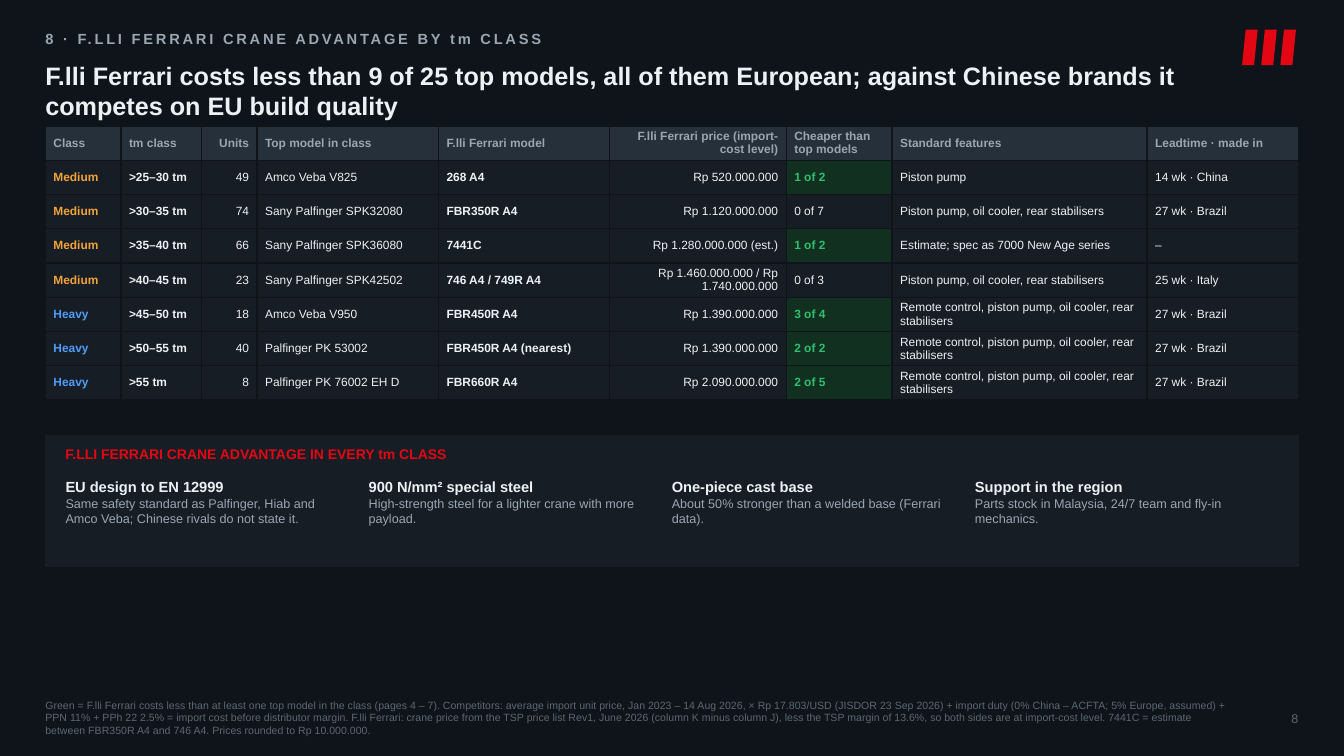
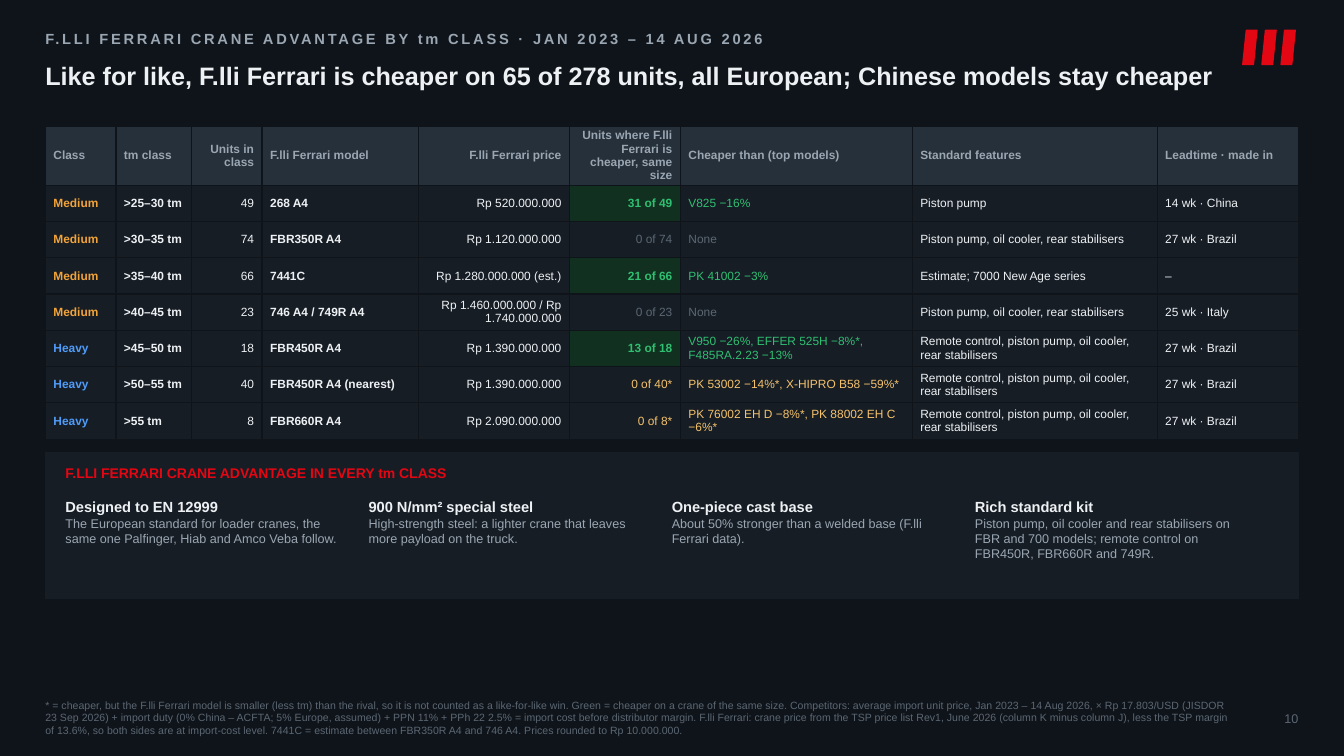
Before and after one commit to Godson7777/Ferarri_Crane_Tiberias, a slide deck: slide 11 of slides/Flli_Ferrari_Market_Strategy_v5.pptx (slide 9 before the commit). Drawn at 1344x756 pixels with LibreOffice and Linux fonts; fonts in the diff are those of the drawing. Boxes give left, top, right and bottom in pixels: in the first picture for what was removed or moved away, otherwise in the second. Text is boxed around its words. In the diff, an @@ line names an element or a change of style, - is before the commit and + after.

```diff
--- a/slides/Flli_Ferrari_Market_Strategy_v5.pptx
+++ b/slides/Flli_Ferrari_Market_Strategy_v5.pptx
@@ text at (45,34,59,44): text changed @@
-8 · F.LLI FERRARI CRANE ADVANTAGE BY tm CLASS
+F.LLI FERRARI CRANE ADVANTAGE BY tm CLASS · JAN 2023 – 14 AUG 2026
@@ text at (45,66,1213,91): text changed @@
-F.lli Ferrari costs less than 9 of 25 top models, all of them European; against Chinese brands it competes on EU build quality
+Like for like, F.lli Ferrari is cheaper on 65 of 278 units, all European; Chinese models stay cheaper
@@ table at (45,126,1299,435) @@
-row 1: Class | tm class | Units | Top model in class | F.lli Ferrari model | F.lli Ferrari price (import-cost level) | Cheaper than top models | Standard features | Leadtime · made in
+row 1: Class | tm class | Units in class | F.lli Ferrari model | F.lli Ferrari price | Units where F.lli Ferrari is cheaper, same size | Cheaper than (top models) | Standard features | Leadtime · made in
-row 2: Medium | >25–30 tm | 49 | Amco Veba V825 | 268 A4 | Rp 520.000.000 | 1 of 2 | Piston pump | 14 wk · China
+row 2: Medium | >25–30 tm | 49 | 268 A4 | Rp 520.000.000 | 31 of 49 | V825 −16% | Piston pump | 14 wk · China
-row 3: Medium | >30–35 tm | 74 | Sany Palfinger SPK32080 | FBR350R A4 | Rp 1.120.000.000 | 0 of 7 | Piston pump, oil cooler, rear stabilisers | 27 wk · Brazil
+row 3: Medium | >30–35 tm | 74 | FBR350R A4 | Rp 1.120.000.000 | 0 of 74 | None | Piston pump, oil cooler, rear stabilisers | 27 wk · Brazil
-row 4: Medium | >35–40 tm | 66 | Sany Palfinger SPK36080 | 7441C | Rp 1.280.000.000 (est.) | 1 of 2 | Estimate; spec as 7000 New Age series | –
+row 4: Medium | >35–40 tm | 66 | 7441C | Rp 1.280.000.000 (est.) | 21 of 66 | PK 41002 −3% | Estimate; 7000 New Age series | –
-row 5: Medium | >40–45 tm | 23 | Sany Palfinger SPK42502 | 746 A4 / 749R A4 | Rp 1.460.000.000 / Rp 1.740.000.000 | 0 of 3 | Piston pump, oil cooler, rear stabilisers | 25 wk · Italy
+row 5: Medium | >40–45 tm | 23 | 746 A4 / 749R A4 | Rp 1.460.000.000 / Rp 1.740.000.000 | 0 of 23 | None | Piston pump, oil cooler, rear stabilisers | 25 wk · Italy
-row 6: Heavy | >45–50 tm | 18 | Amco Veba V950 | FBR450R A4 | Rp 1.390.000.000 | 3 of 4 | Remote control, piston pump, oil cooler, rear stabilisers | 27 wk · Brazil
+row 6: Heavy | >45–50 tm | 18 | FBR450R A4 | Rp 1.390.000.000 | 13 of 18 | V950 −26%, EFFER 525H −8%*, F485RA.2.23 −13% | Remote control, piston pump, oil cooler, rear stabilisers | 27 wk · Brazil
-row 7: Heavy | >50–55 tm | 40 | Palfinger PK 53002 | FBR450R A4 (nearest) | Rp 1.390.000.000 | 2 of 2 | Remote control, piston pump, oil cooler, rear stabilisers | 27 wk · Brazil
+row 7: Heavy | >50–55 tm | 40 | FBR450R A4 (nearest) | Rp 1.390.000.000 | 0 of 40* | PK 53002 −14%*, X-HIPRO B58 −59%* | Remote control, piston pump, oil cooler, rear stabilisers | 27 wk · Brazil
-row 8: Heavy | >55 tm | 8 | Palfinger PK 76002 EH D | FBR660R A4 | Rp 2.090.000.000 | 2 of 5 | Remote control, piston pump, oil cooler, rear stabilisers | 27 wk · Brazil
+row 8: Heavy | >55 tm | 8 | FBR660R A4 | Rp 2.090.000.000 | 0 of 8* | PK 76002 EH D −8%*, PK 88002 EH C −6%* | Remote control, piston pump, oil cooler, rear stabilisers | 27 wk · Brazil
@@ fill #161D25 to #12301F in 3 cells @@
@@ fill #12301F to #161D25 in 5 cells @@
@@ rectangle: place and size @@
-rectangle at (45,436,1299,567)
+rectangle at (45,453,1299,599)
@@ text "F.LLI FERRARI CRANE ADVANTAGE IN ...": place and size @@
-text "F.LLI FERRARI CRANE ADVANTAGE IN ..." at (65,449,446,459)
+text "F.LLI FERRARI CRANE ADVANTAGE IN ..." at (65,468,446,478)
@@ text at (65,501,337,546): text changed @@
-EU design to EN 12999
-Same safety standard as Palfinger, Hiab and Amco Veba; Chinese rivals do not state it.
+Designed to EN 12999
+The European standard for loader cranes, the same one Palfinger, Hiab and Amco Veba follow.
@@ text "900 N/mm² special steel": place and size @@
-text "900 N/mm² special steel" at (369,481,634,526)
+text "900 N/mm² special steel" at (369,501,625,546)
@@ text "One-piece cast base": place and size @@
-text "One-piece cast base" at (672,481,940,526)
+text "One-piece cast base" at (672,501,921,546)
@@ text at (975,501,1230,559): text changed @@
-Support in the region
-Parts stock in Malaysia, 24/7 team and fly-in mechanics.
+Rich standard kit
+Piston pump, oil cooler and rear stabilisers on FBR and 700 models; remote control on FBR450R, FBR660R and 749R.
@@ text at (369,519,625,546): text changed @@
-High-strength steel for a lighter crane with more payload.
+High-strength steel: a lighter crane that leaves more payload on the truck.
@@ text at (672,519,921,546): text changed @@
-About 50% stronger than a welded base (Ferrari data).
+About 50% stronger than a welded base (F.lli Ferrari data).
@@ text at (45,701,1227,736): text changed @@
-Green = F.lli Ferrari costs less than at least one top model in the class (pages 4 – 7). Competitors: average import unit price, Jan 2023 – 14 Aug 2026, × Rp 17.803/USD (JISDOR 23 Sep 2026) + import duty (0% China – ACFTA; 5% Europe, assumed) + PPN 11% + PPh 22 2.5% = import cost before distributor margin. F.lli Ferrari: crane price from the TSP price list Rev1, June 2026 (column K minus column J), less the TSP margin of 13.6%, so both sides are at import-cost level. 7441C = estimate between FBR350R A4 and 746 A4. Prices rounded to Rp 10.000.000.
+* = cheaper, but the F.lli Ferrari model is smaller (less tm) than the rival, so it is not counted as a like-for-like win. Green = cheaper on a crane of the same size. Competitors: average import unit price, Jan 2023 – 14 Aug 2026, × Rp 17.803/USD (JISDOR 23 Sep 2026) + import duty (0% China – ACFTA; 5% Europe, assumed) + PPN 11% + PPh 22 2.5% = import cost before distributor margin. F.lli Ferrari: crane price from the TSP price list Rev1, June 2026 (column K minus column J), less the TSP margin of 13.6%, so both sides are at import-cost level. 7441C = estimate between FBR350R A4 and 746 A4. Prices rounded to Rp 10.000.000.
@@ text at (1284,714,1298,723): text changed @@
-8
+10
```
Also in this commit, not shown: 7 other slides changed, 3 slides added, 4 other files.
